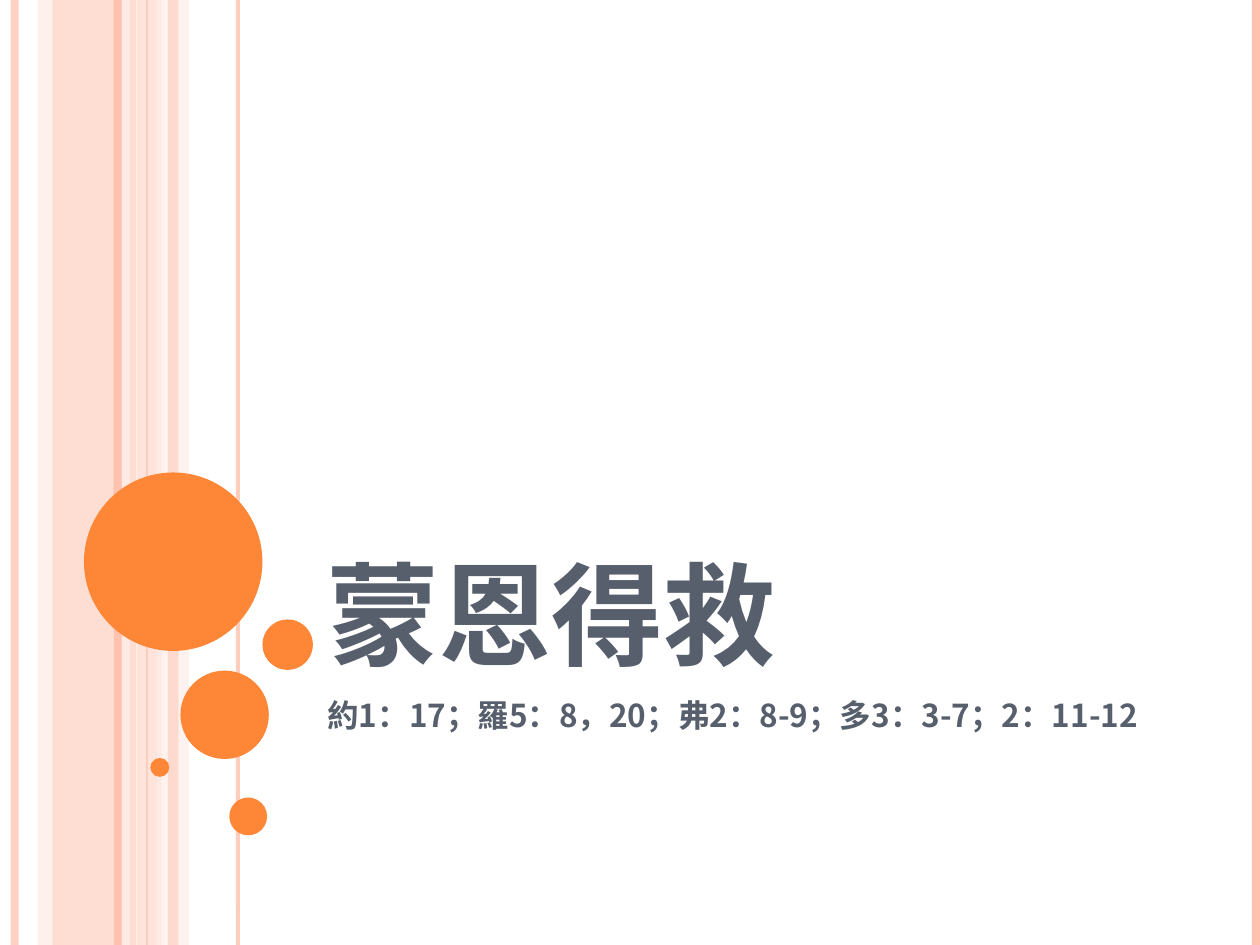
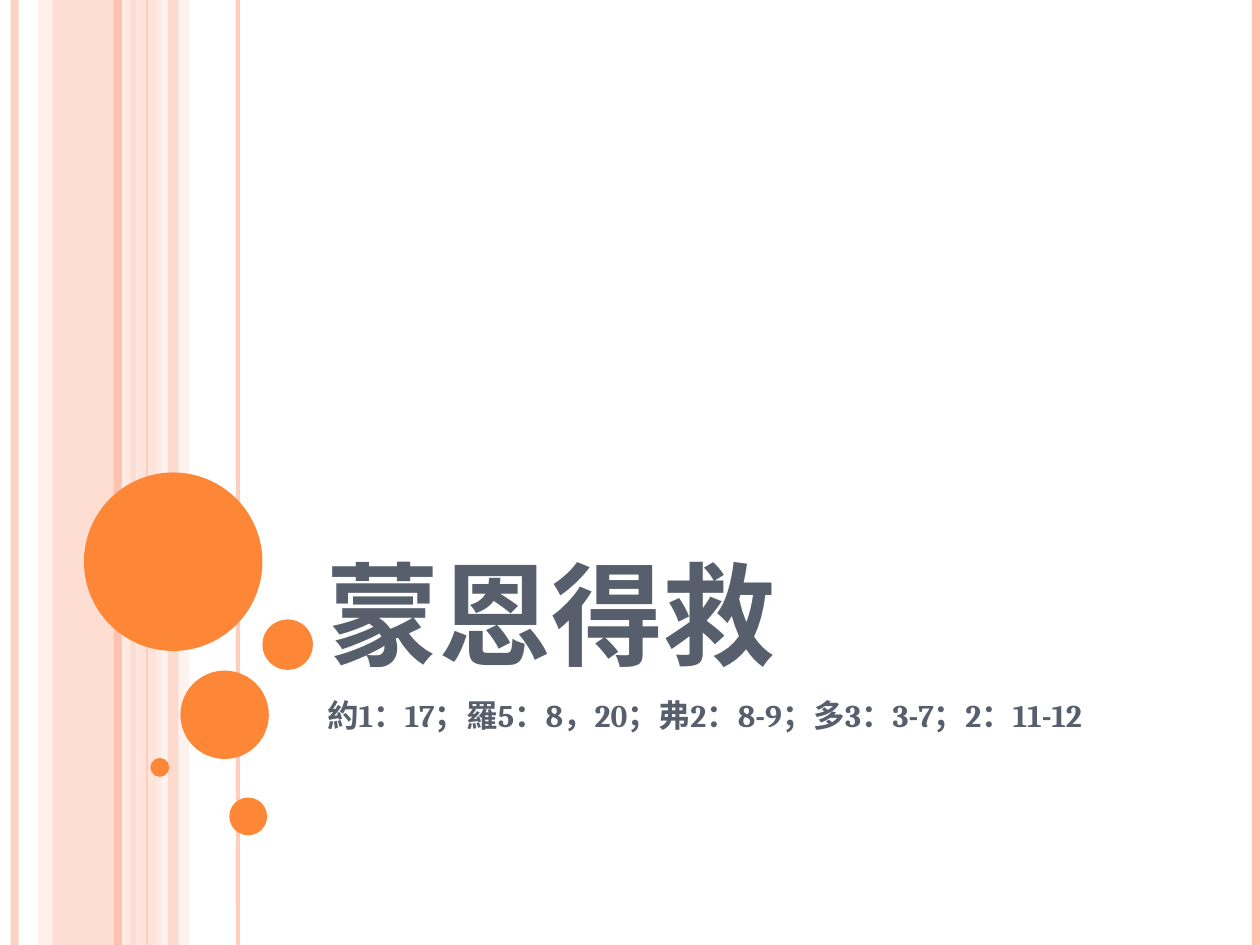
Before and after one commit to batisuoc/worship-resources, a slide deck: slide 1 of 25蒙恩得救.pptx. Drawn at 1260x945 pixels with LibreOffice and Linux fonts; fonts in the diff are those of the drawing. Boxes give left, top, right and bottom in pixels: in the first picture for what was removed or moved away, otherwise in the second. Text is boxed around its words. In the diff, an @@ line names an element or a change of style, - is before the commit and + after.

```diff
--- a/25蒙恩得救.pptx
+++ b/25蒙恩得救.pptx
@@ subtitle "約1：17；羅5：8，20；弗2：8-9；多3：3-7；2：11-12" at <box>327,700,1082,733</box>: font Noto Sans CJK SC to Cambria @@
```
Also in this commit, not shown: 6 other slides changed, 8 other files.
